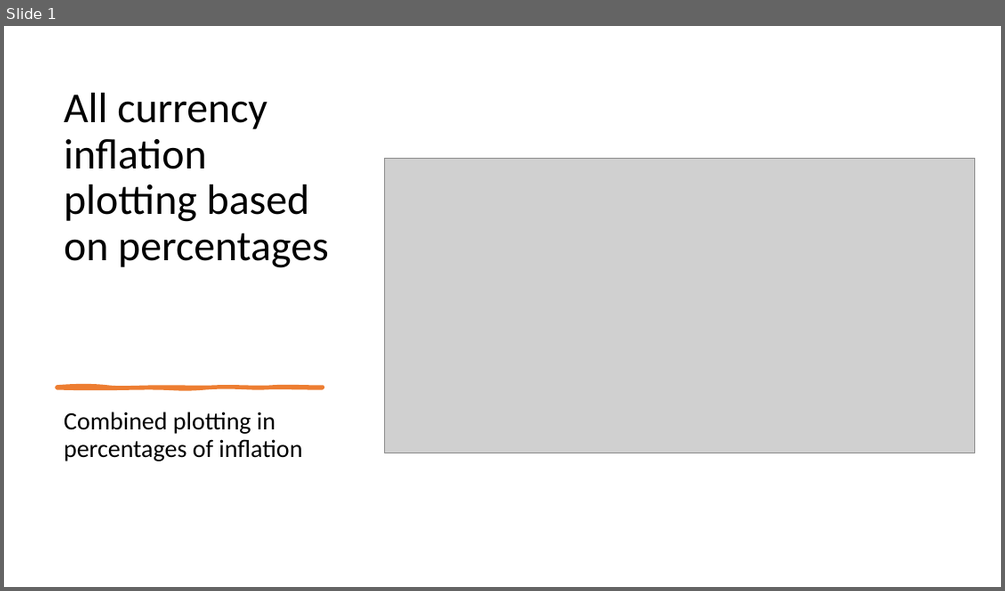
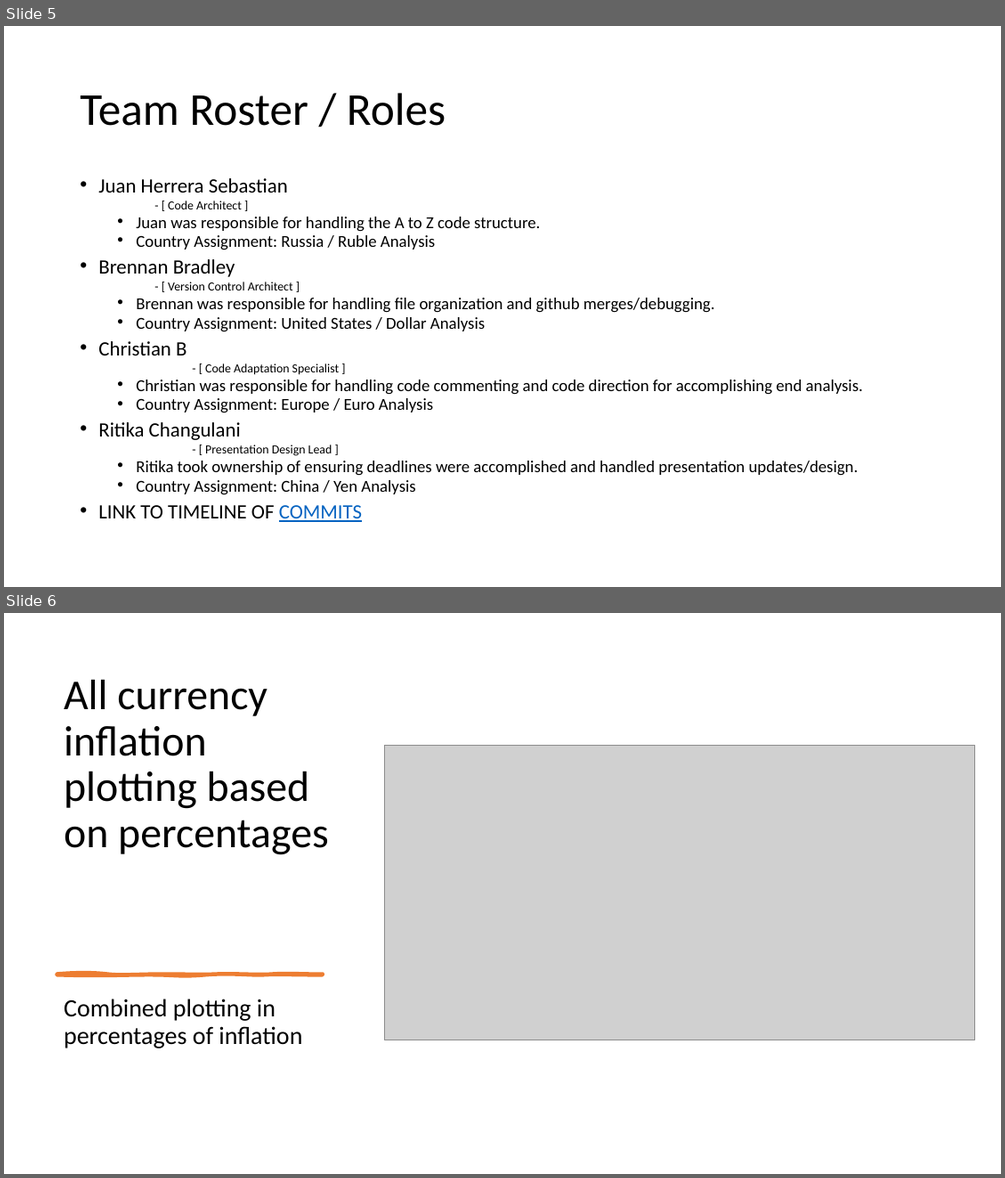
Before and after one commit to BrennanB572/Gold_Price_vs_Inflation, a slide deck: Slideshow with Flow Charts Group Project 1.pptx. Shown one above the other, each under a label of ours: slide 1 before the commit, slides 5 and 6 after it. The pictures are 1005x591 and 1005x1178 pixels, drawn with LibreOffice and Linux fonts; fonts in the diff are those of the drawing; grey boxes stand for pictures. Boxes give left, top, right and bottom in pixels: in the first picture for what was removed or moved away, otherwise in the second. Text is boxed around its words. In the diff, an @@ line names an element or a change of style, - is before the commit and + after.

```diff
--- a/Slideshow with Flow Charts Group Project 1.pptx
+++ b/Slideshow with Flow Charts Group Project 1.pptx
@@ slide 5 added at [4, 26, 1001, 587], background #FFFFFF @@
@@ title added at [80, 93, 445, 126], 44 pt, text #000000 @@
+Team Roster / Roles
@@ text added at [98, 178, 863, 522], 16.1 pt, text #000000 @@
+• Juan Herrera Sebastian
+    - [ Code Architect ]
+  • Juan was responsible for handling the A to Z code structure.
+  • Country Assignment: Russia / Ruble Analysis
+• Brennan Bradley
+    - [ Version Control Architect ]
+  • Brennan was responsible for handling file organization and github merges/debugging.
+  • Country Assignment: United States / Dollar Analysis
+• Christian B
+  - [ Code Adaptation Specialist ]
+  • Christian was responsible for handling code commenting and code direction for accomplishing end analysis.
+  • Country Assignment: Europe / Euro Analysis
+• Ritika Changulani
+  - [ Presentation Design Lead ]
+  • Ritika took ownership of ensuring deadlines were accomplished and handled presentation updates/design.
+  • Country Assignment: China / Yen Analysis
+• LINK TO TIMELINE OF COMMITS
@@ what was slide 1 is now slide 6 @@
```
Also in this commit, not shown: 9 other slides added, 39 other files.
